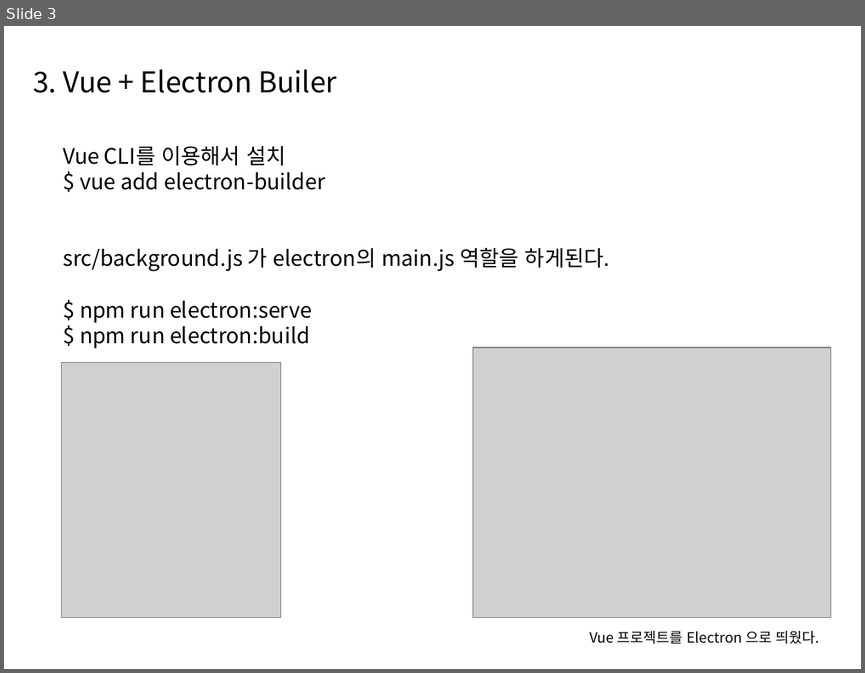
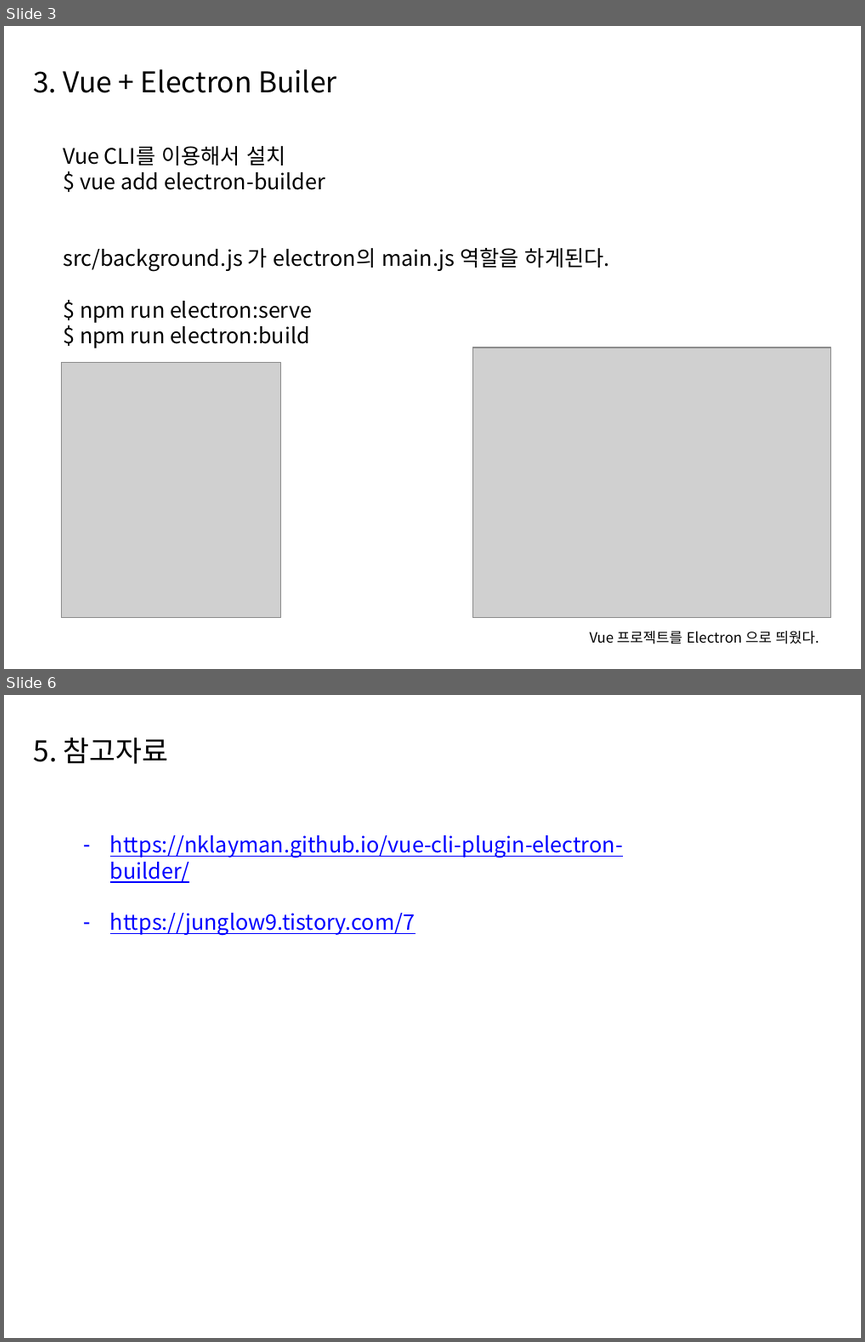
Before and after one commit to es5es5/devlogs, a slide deck: Electron/ppt/Electron.pptx. Shown one above the other, each under a label of ours: slide 3 before the commit, slides 3 and 6 after it; the slides between them are not shown. The pictures are 865x673 and 865x1342 pixels, drawn with LibreOffice and Linux fonts; fonts in the diff are those of the drawing; grey boxes stand for pictures; background and template pictures are left out. Boxes give left, top, right and bottom in pixels: in the first picture for what was removed or moved away, otherwise in the second. Text is boxed around its words. In the diff, an @@ line names an element or a change of style, - is before the commit and + after.

```diff
--- a/Electron/ppt/Electron.pptx
+++ b/Electron/ppt/Electron.pptx
@@ slide 6 added at (4,695,861,1338), background #FFFFFF @@
@@ text added at (33,737,169,764), 24 pt, text #000000 @@
+5. 참고자료
@@ text added at (110,835,623,935), 18 pt, text #0000FF, underline @@
+– https://nklayman.github.io/vue-cli-plugin-electron-builder/
+– https://junglow9.tistory.com/7
```
Also in this commit, not shown: 1 slide changed, 1 other slide added.
